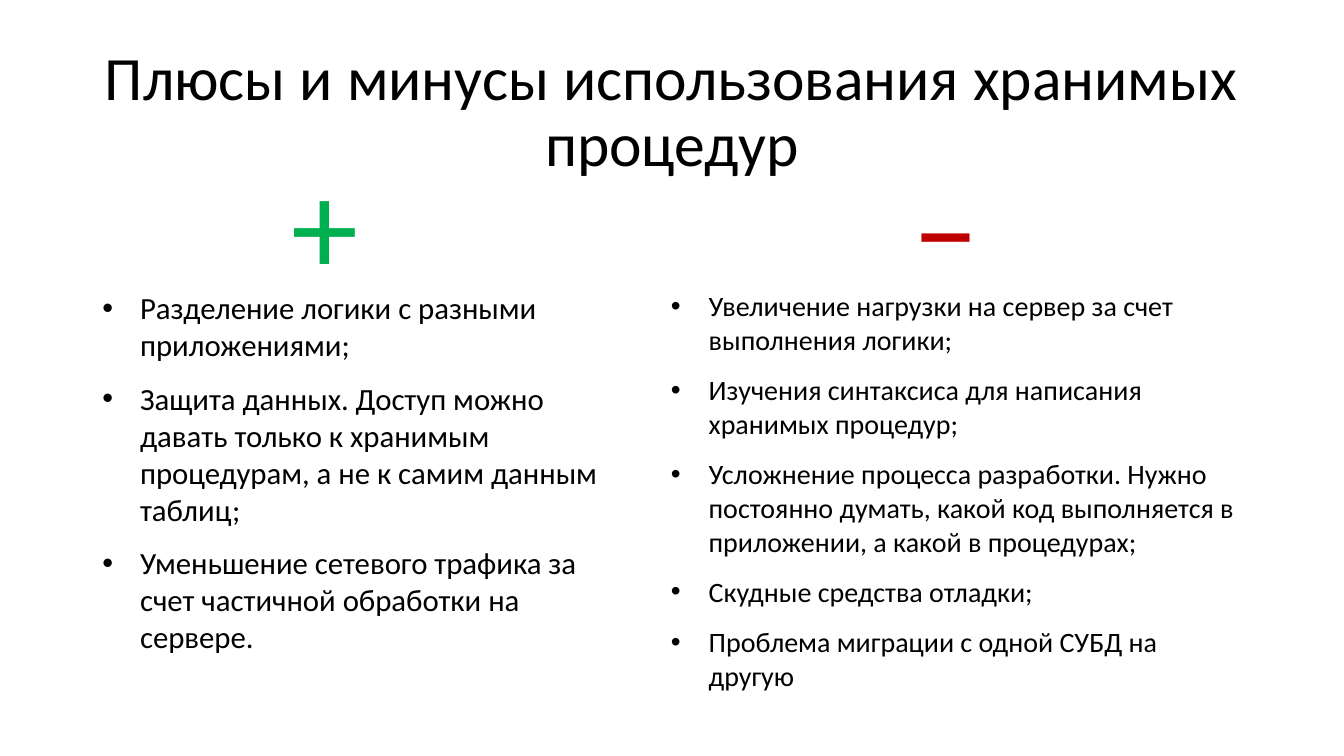
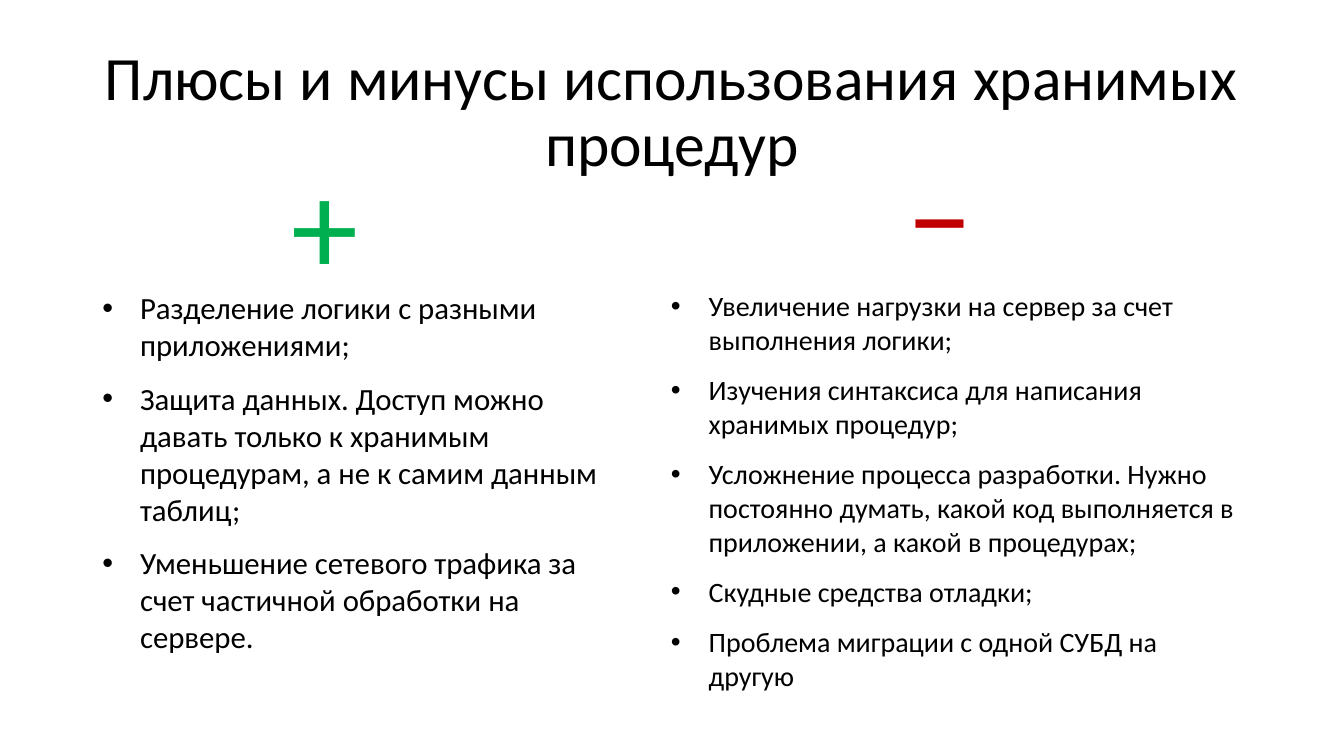
Before and after one commit to Kolonin-Gleb/SQL-and-DB, a slide deck: slide 3 of Term 2/18 - Хранимые процедуры.pptx. Drawn at 1344x756 pixels with LibreOffice and Linux fonts; fonts in the diff are those of the drawing. Boxes give left, top, right and bottom in pixels: in the first picture for what was removed or moved away, otherwise in the second. Text is boxed around its words. In the diff, an @@ line names an element or a change of style, - is before the commit and + after.

Commit message:
Выполнено дз по процедурам

```diff
--- a/Term 2/18 - Хранимые процедуры.pptx
+++ b/Term 2/18 - Хранимые процедуры.pptx
@@ text "–": place and size @@
-text "–" at box(903, 136, 1022, 310)
+text "–" at box(897, 122, 1016, 295)
```
Also in this commit, not shown: 1 other file.
